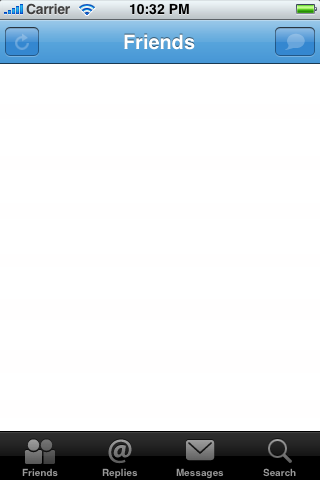
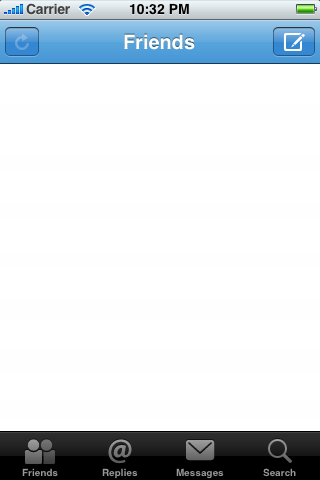
Before/after of a 320x480 layered artwork. What changed in the layer stack:
added layer "Layer 8" above "Layer 7" over [273,27,305,57]
